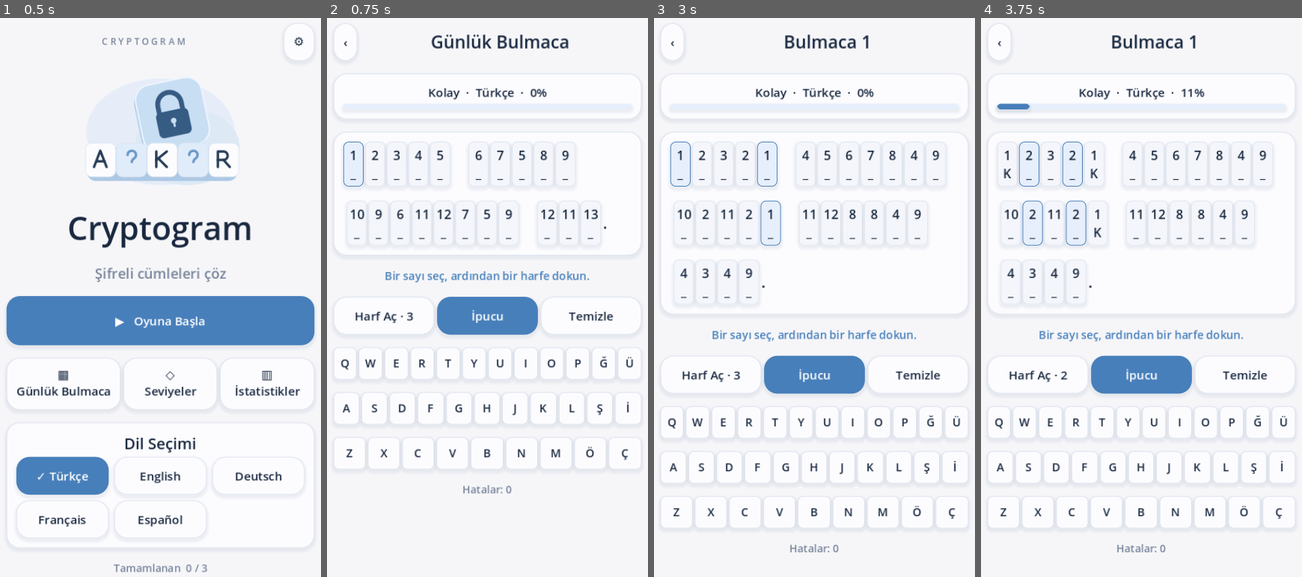
Above: before the commit, frames 1-4 (left to right).
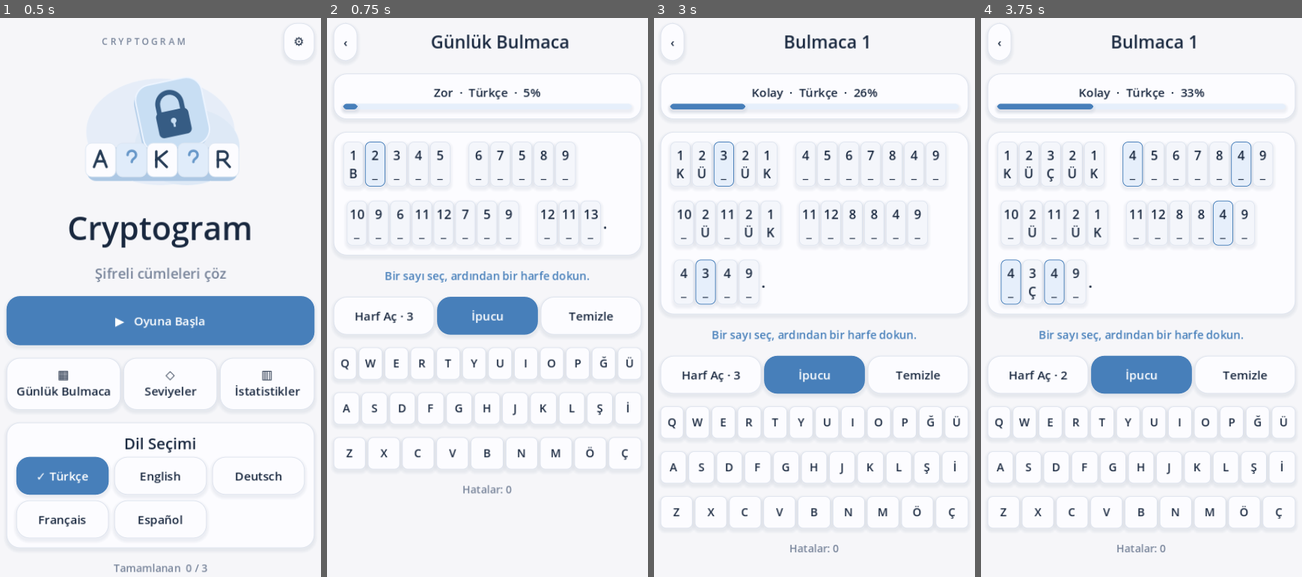
Above: after the commit, the same moments.

Repository: mehtapkirkgoz/cryptogram-mobile
Game: Godot game, scene res://scenes/main.tscn
The game is run twice, just before and just after one commit, with the same random seed, the same clock (stepped at 60 frames per second) and the same inputs.
Inputs:
- Up to frame 1 (0.5 s): no input
- Up to frame 2 (0.75 s): click "▦ Günlük Bulmaca" at 0.5 s
- Up to frame 3 (3 s): click "‹" at 1.25 s; click "◇ Seviyeler" at 2 s; click "01 Gelişim" at 2.75 s
- Up to frame 4 (3.75 s): click "Harf Aç · 3" at 3.5 s

Frame 1 is identical in both runs. In frame 2, 0.6% of the frame differs, in the area x 4-69%, y 12-31%; in frame 3, 1.3%, in the area x 4-70%, y 12-52%; in frame 4, 1.2%.

Commit message:
Add difficulty-based starting letter hints

Diff:
--- a/scripts/main.gd
+++ b/scripts/main.gd
@@ -182,9 +182,17 @@
 	var puzzle: Dictionary = Languages.puzzles()[index]
 	session_key = "daily_" + Time.get_date_string_from_system() if daily else puzzle.id
 	game = CipherPuzzle.new()
-	game.setup(puzzle.text, Languages.info().alphabet, Progress.state().sessions.get(session_key, {}))
+	game.setup(puzzle.text, Languages.info().alphabet, Progress.state().sessions.get(session_key, {}), starter_hints(index))
 	message = tr_text("instruction")
 	show_game()
+
+func starter_hints(index: int) -> int:
+	if daily:
+		return 1
+	return [2, 1, 0][mini(index, 2)]
+
+func difficulty(index: int) -> String:
+	return [tr_text("easy"), "Orta", "Zor"][mini(index, 2)]
 
 func persist() -> void:
 	Progress.state().sessions[session_key] = game.serialize()
@@ -199,7 +207,7 @@
 	base()
 	header(tr_text("daily") if daily else "%s %d" % [tr_text("puzzle"), puzzle_index + 1])
 	var info := panel(body)
-	label_at(info, "%s  ·  %s  ·  %d%%" % [tr_text("easy"), Languages.info().name, roundi(game.ratio() * 100)], 17)
+	label_at(info, "%s  ·  %s  ·  %d%%" % [difficulty(puzzle_index), Languages.info().name, roundi(game.ratio() * 100)], 17)
 	var progress_bar := ProgressBar.new()
 	progress_bar.value = game.ratio() * 100
 	progress_bar.show_percentage = false
--- a/scripts/puzzle.gd
+++ b/scripts/puzzle.gd
@@ -10,7 +10,7 @@
 var mistakes := 0
 var locked: Array = []
 
-func setup(text: String, alphabet: String, saved: Dictionary = {}) -> void:
+func setup(text: String, alphabet: String, saved: Dictionary = {}, starter_hints: int = 0) -> void:
 	sentence = text
 	for letter in sentence:
 		if alphabet.contains(letter) and not numbers.has(letter):
@@ -23,6 +23,12 @@
 	mistakes = int(saved.get("mistakes", 0))
 	for key in saved.get("locked", []):
 		locked.append(int(key))
+	if saved.is_empty() and starter_hints > 0:
+		var codes: Array = answers.keys()
+		codes.sort()
+		for code in codes.slice(0, mini(starter_hints, codes.size())):
+			guesses[code] = answers[code]
+			locked.append(code)
 	select_next()
 
 func enter(letter: String) -> String:
